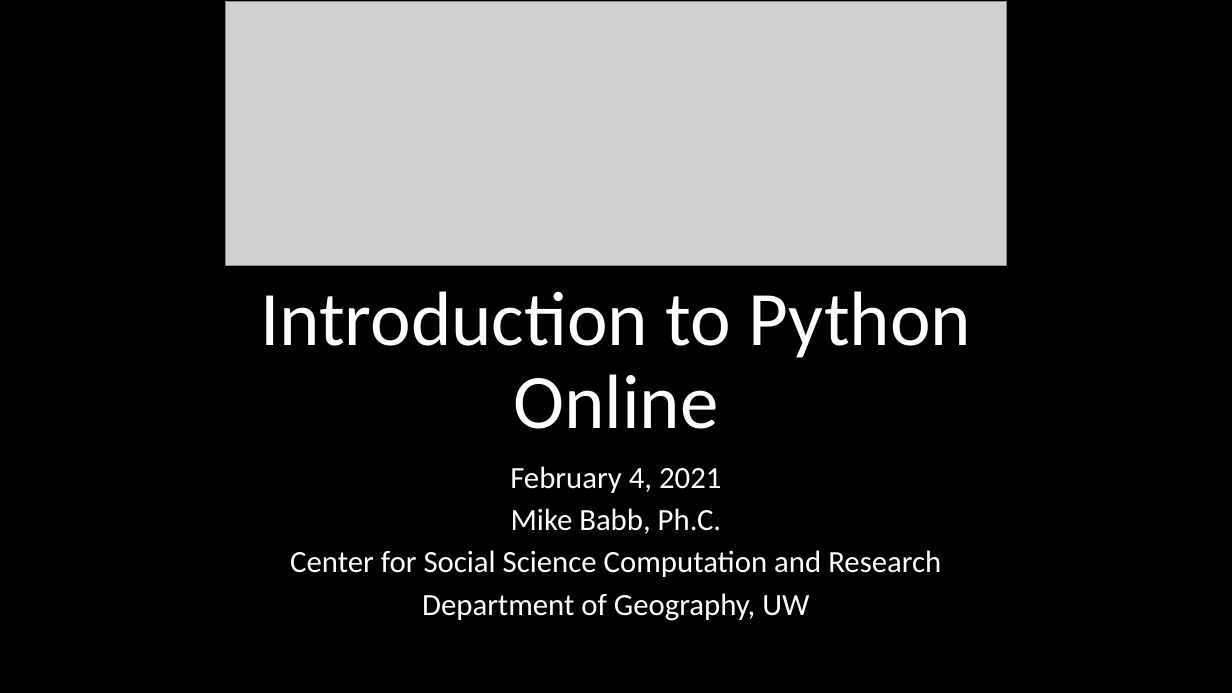
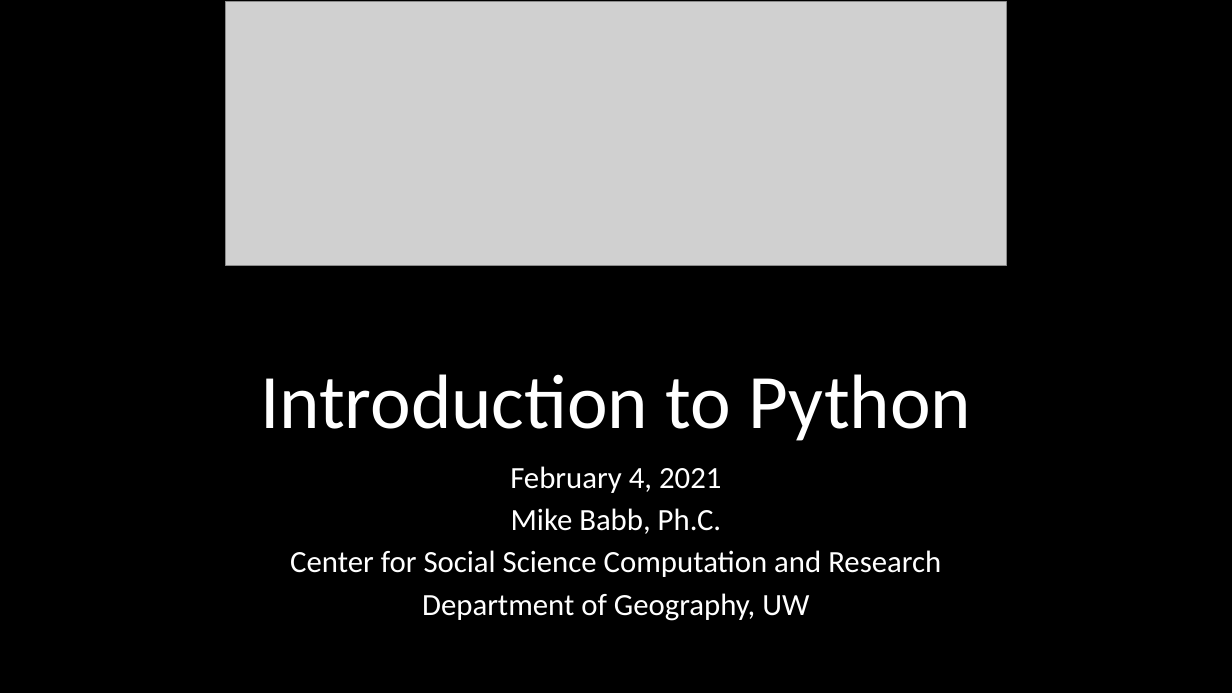
Before and after one commit to mike-babb/intro_to_python, a slide deck: slide 1 of Introduction to Python Online.pptx. Drawn at 1232x693 pixels with LibreOffice and Linux fonts; fonts in the diff are those of the drawing; grey boxes stand for pictures. Boxes give left, top, right and bottom in pixels: in the first picture for what was removed or moved away, otherwise in the second. Text is boxed around its words. In the diff, an @@ line names an element or a change of style, - is before the commit and + after.

Commit message:
updates to online materials

```diff
--- a/Introduction to Python Online.pptx
+++ b/Introduction to Python Online.pptx
@@ title at [260, 374, 971, 441]: text changed @@
-Introduction to Python Online
+Introduction to Python
```
Also in this commit, not shown: 1 other slide changed, 2 other files.
